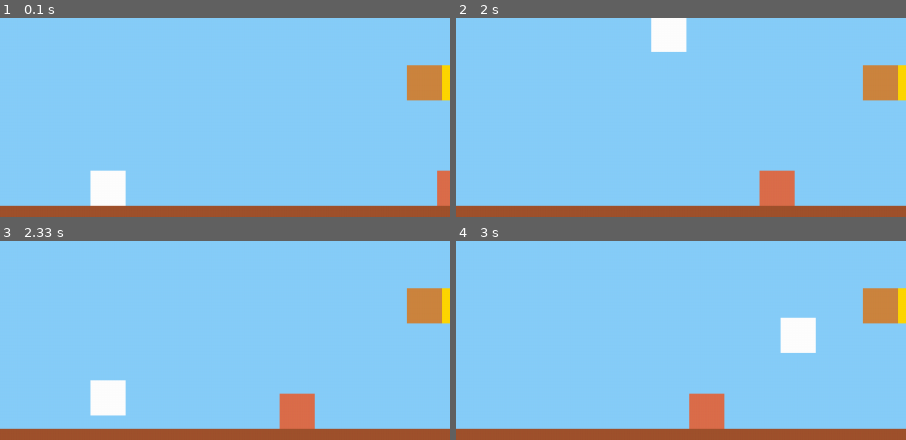
Above: before the commit, frames 1-4 (two rows, left to right).
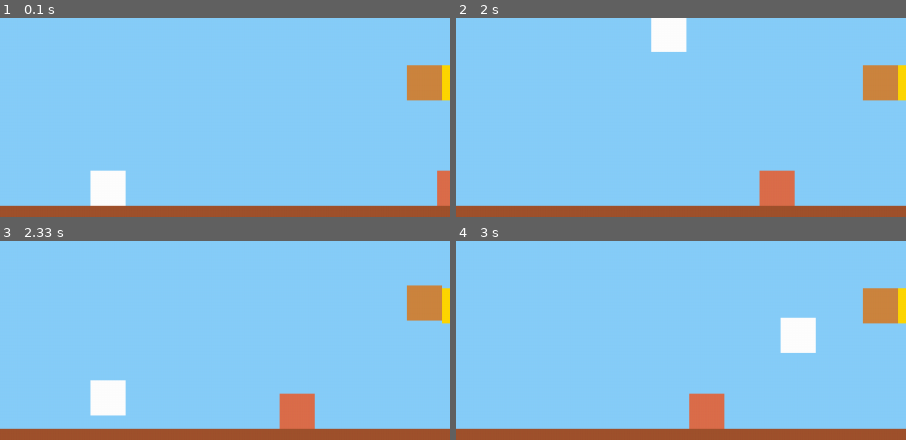
Above: after the commit, the same moments.

Repository: Thickney/PyGameSMB
Game: pygame game, started from SMB.py
The game is run twice, just before and just after one commit, with the same random seed, the same clock (stepped at 60 frames per second) and the same inputs. The source is Python 2; it was converted automatically to run under Python 3.
Inputs:
- Up to frame 1 (0.1 s): no input
- Up to frame 2 (2 s): hold D 0.33-0.8 s; hold D 0.83-1.3 s; tap Space at 0.9, 1.2, 1.4, 1.7, 1.97 s; hold A 1.33-1.87 s; hold A from 1.9 s (still down)
- Up to frame 3 (2.33 s): tap Space at 2.27 s; release A at 2.3 s
- Up to frame 4 (3 s): hold D 2.33-2.97 s; tap Space at 2.4, 2.7 s
The pictures show only the part of the screen within x 2-52%, y 41-90%; the shares and areas given below are measured in that part.

Frames 1-2 are identical in both runs. In frame 3, 0.3% of the frame differs, in the area x 90-99%, y 22-42%; in frame 4, nothing differs.

Commit message:
Small mario brick hit update

Diff:
--- a/SMB.py
+++ b/SMB.py
@@ -137,7 +137,7 @@
 class BrickBlock (Entity):
     def __init__ (self, x, y, w, h, color):
         Entity.__init__(self, x, y, w, h, color)
-        self.allStates = { "idle":BrickBlockStateIdle() } #, "hit_light":BrickBlockStateHitLight(), "hit_hard":BrickBlockStateHitHard() }
+        self.allStates = { "idle":BrickBlockStateIdle(), "hitLight":BrickBlockStateHitLight() }#, "hit_hard":BrickBlockStateHitHard() }
         self.prevState = self.allStates.get("idle")
         self.currState = self.prevState
 
@@ -643,7 +643,32 @@
         return
 
     def execute (self, entity, deltaTime):
-        return
+        if entity.hasCollision:
+            for tile in entity.collidingObjects:
+                # If Mario jumped up and collided with block.
+                if isinstance(tile, Mario) and tile.y > entity.y:
+                    entity.hasCollision = False
+                    entity.collidingObjects = []
+                    entity.changeState("hitLight")
+
+    def exitState(self, entity):
+        return
+
+# BrickBlockStateHitLight
+class BrickBlockStateHitLight:
+    def enterState (self, entity):
+        self.done = False
+        self.startY = entity.y
+        self.maxY = entity.y - entity.h/2
+        self.step = -0.2
+
+    def execute (self, entity, deltaTime):
+        entity.setY(entity.y + self.step * deltaTime)
+        if entity.y <= self.maxY:
+            self.step *= -1
+        if entity.y >= self.startY:
+            entity.setY(self.startY)
+            entity.changeState("idle")
 
     def exitState(self, entity):
         return
